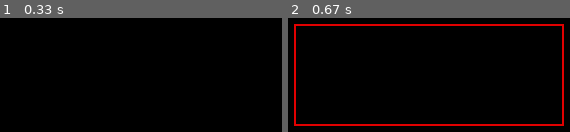
Above: before the commit, frames 1-2 (left to right).
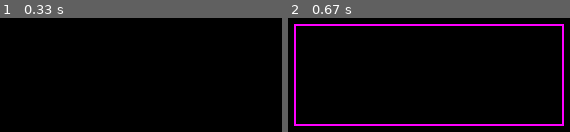
Above: after the commit, the same moments.

Repository: Trollninja228/Lab2
Game: pygame game, started from Lab8/Lecture.py
Same seed, same stepped clock (60 frames per second), same inputs: the game is played once before the commit and once after it.
Inputs (mouse positions are in pixels of both pictures, inside the frame that each line leads up to):
- Up to frame 1 (0.33 s): no input
- Up to frame 2 (0.67 s): press the mouse at (293, 23) at 0.37 s; move the mouse to (429, 75) at 0.47 s; release the mouse at (564, 126) at 0.6 s

Frame 1 is identical in both runs. In frame 2, 4.6% of the frame differs, in the area x 2-98%, y 5-95%.

Commit message:
I repair VS code, and did first steps in creating race

Diff:
--- a/Lab8/Lecture.py
+++ b/Lab8/Lecture.py
@@ -36,5 +36,5 @@
     #     screen.fill((0,0,0))
     if LMBpressed:
         screen.blit(baseLayear,(0,0))
-        pygame.draw.rect(screen,(225,0,0),calculate_rect(prevX,curvX,prevY,curvY),2)
+        pygame.draw.rect(screen,('magenta'),calculate_rect(prevX,curvX,prevY,curvY),2)
     pygame.display.flip()
--- /dev/null
+++ b/Lab8/Not_Game.py
@@ -0,0 +1,126 @@
+#Imports
+import pygame, sys
+from pygame.locals import *
+import random, time
+
+#Initialzing
+pygame.init()
+
+#Setting up FPS
+FPS = 60
+FramePerSec = pygame.time.Clock()
+
+#Creating colors
+RED   = (255, 0, 0)
+GREEN = (0, 255, 0)
+BLUE  = (0, 0, 255)
+BLACK = (0, 0, 0)
+WHITE = (255, 255, 255)
+
+#Other Variables for use in the program
+SCREEN_WIDTH = 400
+SCREEN_HEIGHT = 600
+SPEED = 5
+SCORE = 0
+
+#Setting up Fonts
+font = pygame.font.SysFont("Verdana", 60)
+font_small = pygame.font.SysFont("Verdana", 20)
+game_over = font.render("Game Over", True, BLACK)
+
+background = pygame.image.load("C:/Users/Пчел/Desktop/Labs/Lab8/Racer/AnimatedStreet.png")
+
+#Create a white screen
+DISPLAYSURF = pygame.display.set_mode((400,600))
+DISPLAYSURF.fill(WHITE)
+pygame.display.set_caption("Game")
+
+class Enemy(pygame.sprite.Sprite):
+      def __init__(self):
+        super().__init__()
+        self.image = pygame.image.load("C:/Users/Пчел/Desktop/Labs/Lab8/Racer/Enemy.png")
+        self.rect = self.image.get_rect()
+        self.rect.center = (random.randint(40, SCREEN_WIDTH-40), 0)
+
+      def move(self):
+        global SCORE
+        self.rect.move_ip(0,SPEED)
+        if (self.rect.top > 600):
+            SCORE += 1
+            self.rect.top = 0
+            self.rect.center = (random.randint(40, SCREEN_WIDTH - 40), 0)
+
+
+class Player(pygame.sprite.Sprite):
+    def __init__(self):
+        super().__init__()
+        self.image = pygame.image.load("C:/Users/Пчел/Desktop/Labs/Lab8/Racer/Player.png")
+        self.rect = self.image.get_rect()
+        self.rect.center = (160, 520)
+
+    def move(self):
+        pressed_keys = pygame.key.get_pressed()
+       #if pressed_keys[K_UP]:
+            #self.rect.move_ip(0, -5)
+       #if pressed_keys[K_DOWN]:
+            #self.rect.move_ip(0,5)
+
+        if self.rect.left > 0:
+              if pressed_keys[K_LEFT]:
+                  self.rect.move_ip(-5, 0)
+        if self.rect.right < SCREEN_WIDTH:
+              if pressed_keys[K_RIGHT]:
+                  self.rect.move_ip(5, 0)
+
+#Setting up Sprites
+P1 = Player()
+E1 = Enemy()
+
+#Creating Sprites Groups
+enemies = pygame.sprite.Group()
+enemies.add(E1)
+all_sprites = pygame.sprite.Group()
+all_sprites.add(P1)
+all_sprites.add(E1)
+
+#Adding a new User event
+INC_SPEED = pygame.USEREVENT + 1
+pygame.time.set_timer(INC_SPEED, 1000)
+
+#Game Loop
+while True:
+
+    #Cycles through all events occurring
+    for event in pygame.event.get():
+        if event.type == INC_SPEED:
+              SPEED += 0.5
+        if event.type == QUIT:
+            pygame.quit()
+            sys.exit()
+
+    DISPLAYSURF.blit(background, (0,0))
+    scores = font_small.render(str(SCORE), True, BLACK)
+    DISPLAYSURF.blit(scores, (10,10))
+
+    #Moves and Re-draws all Sprites
+    for entity in all_sprites:
+        DISPLAYSURF.blit(entity.image, entity.rect)
+        entity.move()
+
+    #To be run if collision occurs between Player and Enemy
+    if pygame.sprite.spritecollideany(P1, enemies):
+          pygame.mixer.Sound('C:/Users/Пчел/Desktop/Labs/Lab8/Racer/crash.wav').play()
+          time.sleep(0.5)
+
+          DISPLAYSURF.fill(RED)
+          DISPLAYSURF.blit(game_over, (30,250))
+
+          pygame.display.update()
+          for entity in all_sprites:
+                entity.kill()
+          time.sleep(2)
+          pygame.quit()
+          sys.exit()
+
+    pygame.display.update()
+    FramePerSec.tick(FPS)
--- /dev/null
+++ b/Lab8/Racer.py
@@ -0,0 +1,35 @@
+import pygame
+import random
+def randomizer():
+     return random.randint(450,550)
+pygame.init()
+done=True
+screen=pygame.display.set_mode((400,600))
+FPS=pygame.time.Clock()
+x=175
+y=510
+background=pygame.image.load("C:/Users/Пчел/Desktop/Labs/Lab8/Racer/AnimatedStreet.png")
+background_music=pygame.mixer.Sound("C:/Users/Пчел/Desktop/Labs/Lab8/Racer/background.wav")
+player=pygame.image.load("C:/Users/Пчел/Desktop/Labs/Lab8/Racer/Player.png")
+enemy=pygame.image.load("C:/Users/Пчел/Desktop/Labs/Lab8/Racer/Enemy.png")
+background_music.play(-1)
+pygame.display.set_caption("Sad story")
+# enemies=pygame.sprite.Group()
+# players=pygame.sprite.Group()
+# enemies.add(enemy)
+# players.add(player)
+while done:
+    for event in pygame.event.get():
+        if event.type==pygame.QUIT:
+            done=False
+    key=pygame.key.get_pressed()
+    if key[pygame.K_a]:
+        if not x-10==0 and not x-10<0:
+            x-=10
+    if key[pygame.K_d]:
+        if not x+55==400 and not x+55>400:
+            x+=10
+    screen.blit(background,(0,0))
+    screen.blit(player,(x,y))
+    pygame.display.flip()
+    FPS.tick(60)
--- /dev/null
+++ b/Lab8/Racer/Game.py
@@ -0,0 +1,126 @@
+#Imports
+import pygame, sys
+from pygame.locals import *
+import random, time
+
+#Initialzing
+pygame.init()
+
+#Setting up FPS
+FPS = 60
+FramePerSec = pygame.time.Clock()
+
+#Creating colors
+BLUE  = (0, 0, 255)
+RED   = (255, 0, 0)
+GREEN = (0, 255, 0)
+BLACK = (0, 0, 0)
+WHITE = (255, 255, 255)
+
+#Other Variables for use in the program
+SCREEN_WIDTH = 400
+SCREEN_HEIGHT = 600
+SPEED = 5
+SCORE = 0
+
+#Setting up Fonts
+font = pygame.font.SysFont("Verdana", 60)
+font_small = pygame.font.SysFont("Verdana", 20)
+game_over = font.render("Game Over", True, BLACK)
+
+background = pygame.image.load("AnimatedStreet.png")
+
+#Create a white screen
+DISPLAYSURF = pygame.display.set_mode((400,600))
+DISPLAYSURF.fill(WHITE)
+pygame.display.set_caption("Game")
+
+
+class Enemy(pygame.sprite.Sprite):
+      def __init__(self):
+        super().__init__()
+        self.image = pygame.image.load("Enemy.png")
+        self.rect = self.image.get_rect()
+        self.rect.center = (random.randint(40,SCREEN_WIDTH-40), 0)
+
+      def move(self):
+        global SCORE
+        self.rect.move_ip(0,SPEED)
+        if (self.rect.bottom > 600):
+            SCORE += 1
+            self.rect.top = 0
+            self.rect.center = (random.randint(40, SCREEN_WIDTH - 40), 0)
+
+
+class Player(pygame.sprite.Sprite):
+    def __init__(self):
+        super().__init__()
+        self.image = pygame.image.load("Player.png")
+        self.rect = self.image.get_rect()
+        self.rect.center = (160, 520)
+
+    def move(self):
+        pressed_keys = pygame.key.get_pressed()
+
+        if self.rect.left > 0:
+              if pressed_keys[K_LEFT]:
+                  self.rect.move_ip(-5, 0)
+        if self.rect.right < SCREEN_WIDTH:
+              if pressed_keys[K_RIGHT]:
+                  self.rect.move_ip(5, 0)
+
+
+#Setting up Sprites
+P1 = Player()
+E1 = Enemy()
+
+#Creating Sprites Groups
+enemies = pygame.sprite.Group()
+enemies.add(E1)
+all_sprites = pygame.sprite.Group()
+all_sprites.add(P1)
+all_sprites.add(E1)
+
+#Adding a new User event
+INC_SPEED = pygame.USEREVENT + 1
+pygame.time.set_timer(INC_SPEED, 1000)
+
+#Game Loop
+while True:
+
+    #Cycles through all events occuring
+    for event in pygame.event.get():
+        if event.type == INC_SPEED:
+              SPEED += 0.5
+        if event.type == QUIT:
+            pygame.quit()
+            sys.exit()
+
+
+    DISPLAYSURF.blit(background, (0,0))
+    scores = font_small.render(str(SCORE), True, BLACK)
+    DISPLAYSURF.blit(scores, (10,10))
+
+    #Moves and Re-draws all Sprites
+    for entity in all_sprites:
+        entity.move()
+        DISPLAYSURF.blit(entity.image, entity.rect)
+
+
+    #To be run if collision occurs between Player and Enemy
+    if pygame.sprite.spritecollideany(P1, enemies):
+          pygame.mixer.Sound('crash.wav').play()
+          time.sleep(1)
+
+          DISPLAYSURF.fill(RED)
+          DISPLAYSURF.blit(game_over, (30,250))
+
+          pygame.display.update()
+          for entity in all_sprites:
+                entity.kill()
+          time.sleep(2)
+          pygame.quit()
+          sys.exit()
+
+    pygame.display.update()
+    FramePerSec.tick(FPS)
Binary file added: Lab8/Racer/AnimatedStreet.png
Binary file added: Lab8/Racer/Enemy.png
Binary file added: Lab8/Racer/Player.png
Not shown, added: Lab8/Racer/background.wav
Not shown, added: Lab8/Racer/crash.wav
